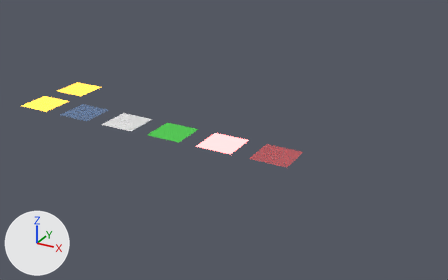
The Blender file packages/import-blend/test/fixtures/materials-5.2.blend, before and after one commit.
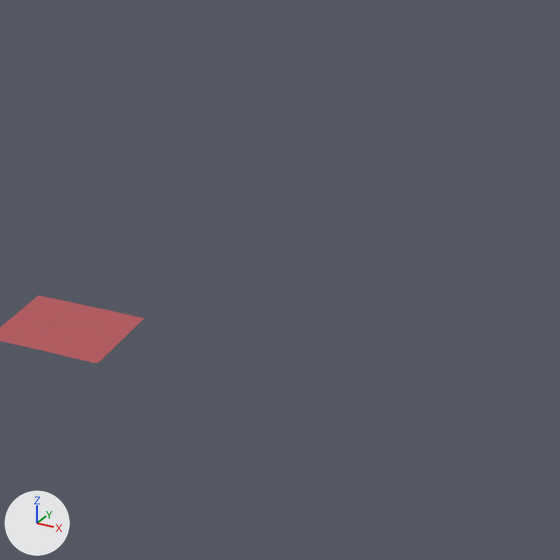
Each version is shown whole from a 50 mm lens placed at (12.98, -12.62, 6.41), pointed at (5.6, 0.8, -0.3), then close up on the part from 57% to 100% of the width and 15% to 84% of the height. Lighting does not change. The marker at lower left points along +X, +Y and +Z. The older version's two pictures come first.

The first close-up shows 'MixedPlane'.
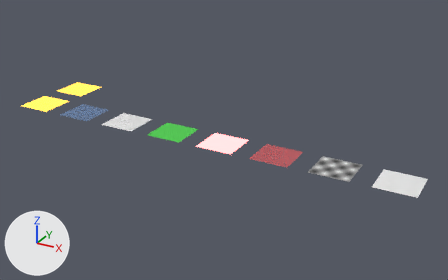
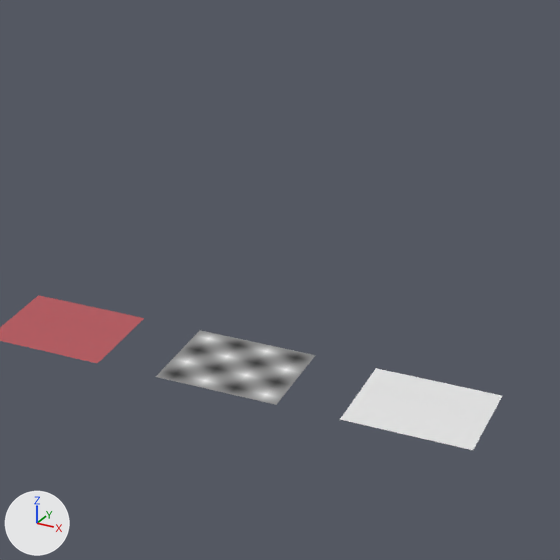
What differs and where, as boxes [x1, y1, x2, y2] in the close-ups (560 x 560 px):
'RedRoughPlane', added
    after: [340, 368, 502, 450]
'ProjectedPlane', added
    after: [156, 330, 315, 405]

What changed in the scene script:
```text
Add mat_redrough:
    mat_redrough = bpy.data.materials.new('RedRough')
    mat_redrough.use_nodes = True; mat_redrough.node_tree.nodes.clear()
    _N = mat_redrough.node_tree.nodes; _L = mat_redrough.node_tree.links
    n0 = _N.new('ShaderNodeBsdfPrincipled'); n0.name = 'Principled BSDF'
    n1 = _N.new('ShaderNodeOutputMaterial'); n1.name = 'Material Output'
    n2 = _N.new('ShaderNodeTexImage'); n2.name = 'Image Texture'
    n2.image = img_orm_png
    n3 = _N.new('ShaderNodeSeparateColor'); n3.name = 'Separate Color'
    _L.new(n0.outputs[0], n1.inputs[0])  # 'BSDF' to 'Surface'
    _L.new(n2.outputs[0], n3.inputs[0])  # 'Color' to 'Color'
    _L.new(n3.outputs[0], n0.inputs[2])  # 'Red' to 'Roughness'
Add mat_projected:
    mat_projected = bpy.data.materials.new('Projected')
    mat_projected.use_nodes = True; mat_projected.node_tree.nodes.clear()
    _N = mat_projected.node_tree.nodes; _L = mat_projected.node_tree.links
    n0 = _N.new('ShaderNodeBsdfPrincipled'); n0.name = 'Principled BSDF'
    n1 = _N.new('ShaderNodeOutputMaterial'); n1.name = 'Material Output'
    n2 = _N.new('ShaderNodeTexImage'); n2.name = 'Image Texture'
    n2.image = img_checker_png
    n3 = _N.new('ShaderNodeTexCoord'); n3.name = 'Texture Coordinate'
    _L.new(n0.outputs[0], n1.inputs[0])  # 'BSDF' to 'Surface'
    _L.new(n3.outputs[0], n2.inputs[0])  # 'Generated' to 'Vector'
    _L.new(n2.outputs[0], n0.inputs[0])  # 'Color' to 'Base Color'
Add me_redroughplanemesh:
    me_redroughplanemesh.from_pydata(...)  # 4 vertices, 1 face; spans x -0.5..0.5, y -0.5..0.5, z 0.0
    me_redroughplanemesh.materials.append(mat_redrough)
Add me_projectedplanemesh:
    me_projectedplanemesh.from_pydata(...)  # 4 vertices, 1 face; spans x -0.5..0.5, y -0.5..0.5, z 0.0
    me_projectedplanemesh.materials.append(mat_projected)
Add ob_redroughplane:
    ob_redroughplane = bpy.data.objects.new('RedRoughPlane', me_redroughplanemesh)
    ob_redroughplane.location = (10.5, 0.0, 0.0)
Add ob_projectedplane:
    ob_projectedplane = bpy.data.objects.new('ProjectedPlane', me_projectedplanemesh)
    ob_projectedplane.location = (9.0, 0.0, 0.0)
```
